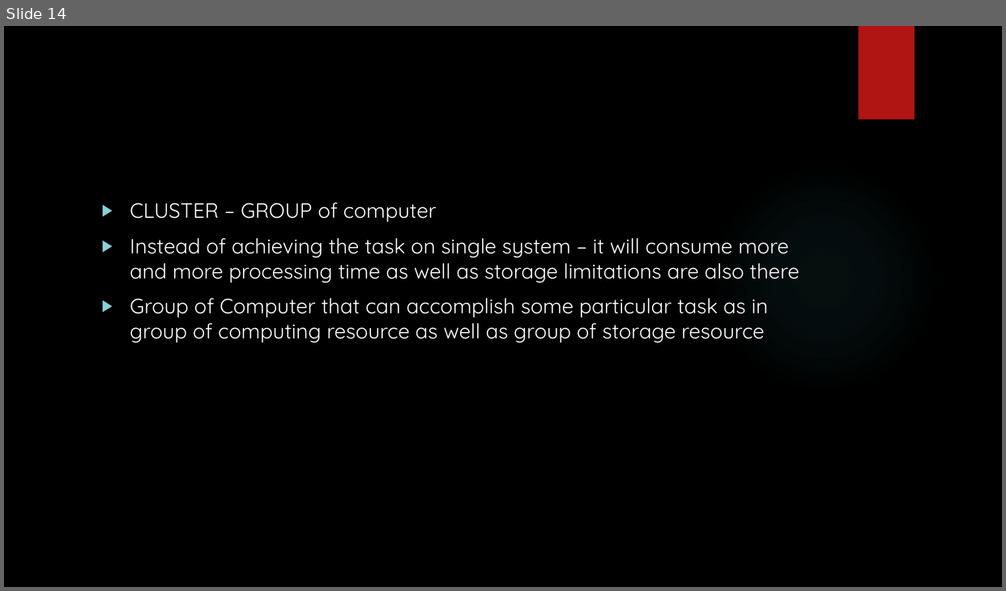
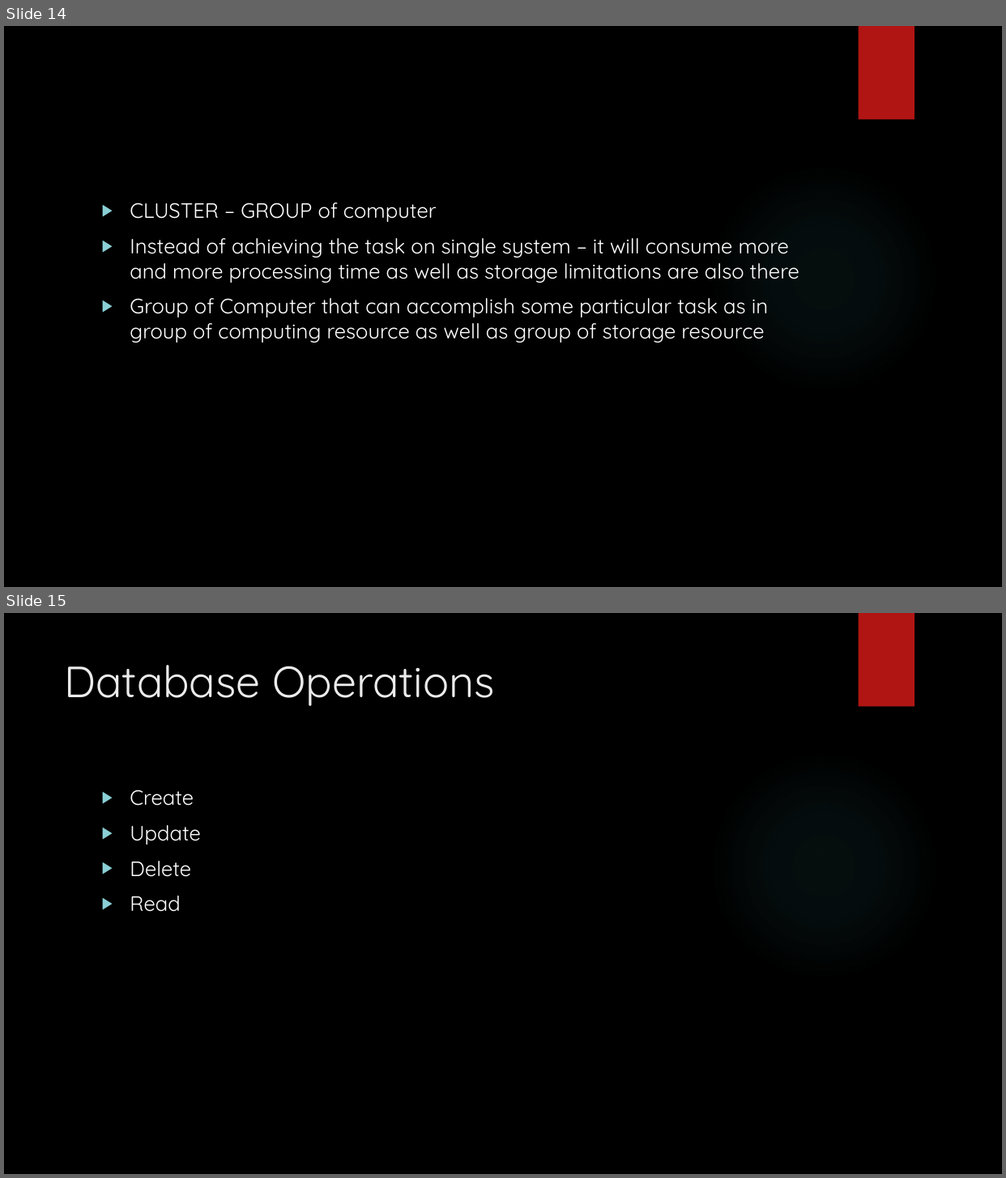
Before and after one commit to karthick1808/hadoopfundamentals, a slide deck: New Microsoft PowerPoint Presentation.pptx. Shown one above the other, each under a label of ours: slide 14 before the commit, slides 14 and 15 after it. The pictures are 1006x591 and 1006x1178 pixels, drawn with LibreOffice and Linux fonts; fonts in the diff are those of the drawing; background and template pictures are left out. Boxes give left, top, right and bottom in pixels: in the first picture for what was removed or moved away, otherwise in the second. Text is boxed around its words. In the diff, an @@ line names an element or a change of style, - is before the commit and + after.

```diff
--- a/New Microsoft PowerPoint Presentation.pptx
+++ b/New Microsoft PowerPoint Presentation.pptx
@@ slide 15 added at (4,613,1002,1174), background picture (left out); not listed: 2 template elements that a slide beside it also shows @@
@@ title added at (65,665,495,706), 42 pt, text #EBEBEB @@
+Database Operations
@@ text added at (130,790,201,912), 20 pt, text #FFFFFF @@
+▶ Create
+▶ Update
+▶ Delete
+▶ Read
```
Also in this commit, not shown: 4 slides changed, 4 other slides added.
